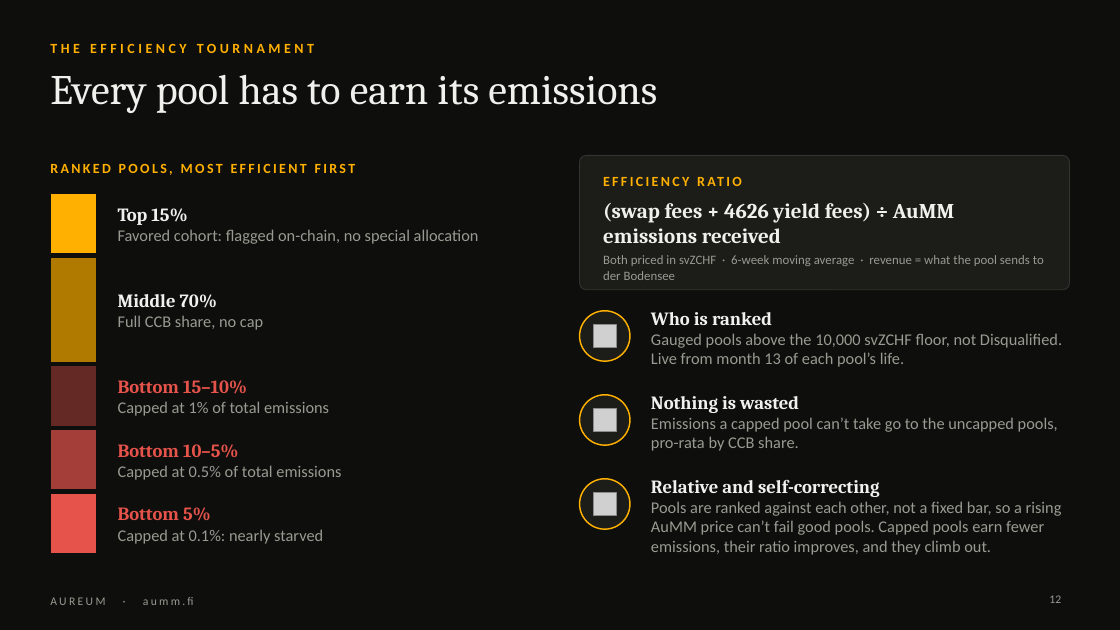
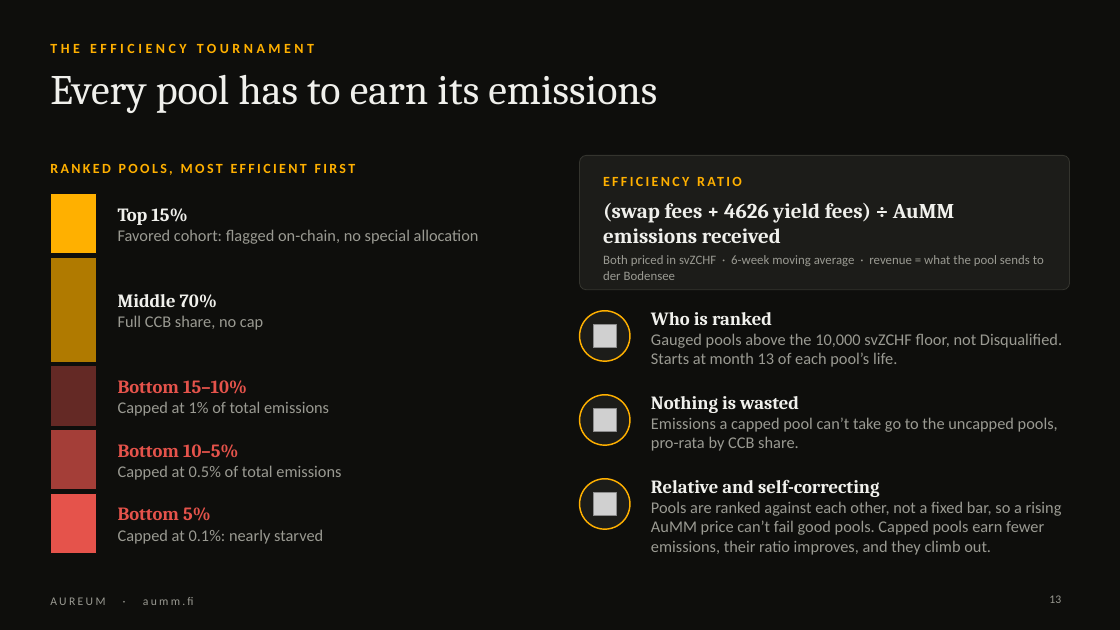
Before and after one commit to aummfi-bit/aumm-site, a slide deck: slide 13 of decks/Aureum_Intro_Nevin.pptx (slide 12 before the commit). Drawn at 1120x630 pixels with LibreOffice and Linux fonts; fonts in the diff are those of the drawing; grey boxes stand for pictures. Boxes give left, top, right and bottom in pixels: in the first picture for what was removed or moved away, otherwise in the second. Text is boxed around its words. In the diff, an @@ line names an element or a change of style, - is before the commit and + after.

```diff
--- a/decks/Aureum_Intro_Nevin.pptx
+++ b/decks/Aureum_Intro_Nevin.pptx
@@ text at bbox=[651, 333, 1062, 367]: text changed @@
-Gauged pools above the 10,000 svZCHF floor, not Disqualified. Live from month 13 of each pool’s life.
+Gauged pools above the 10,000 svZCHF floor, not Disqualified. Starts at month 13 of each pool’s life.
```
Also in this commit, not shown: 10 other slides changed, 1 slide added, 1 other file.
